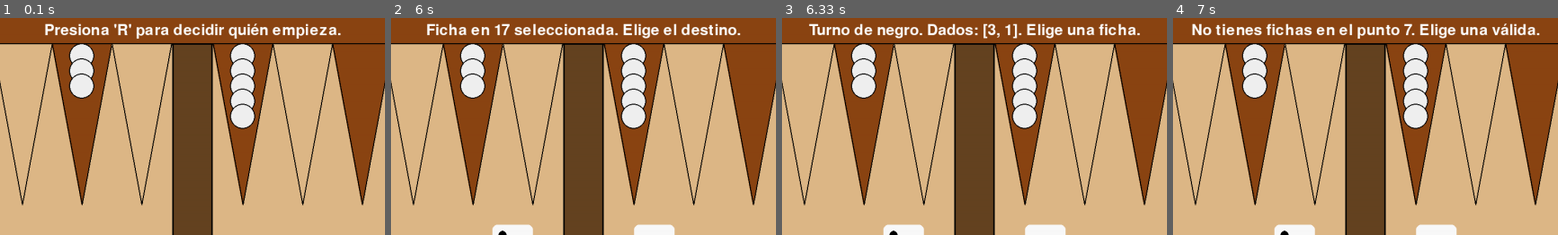
Above: before the commit, frames 1-4 (left to right).
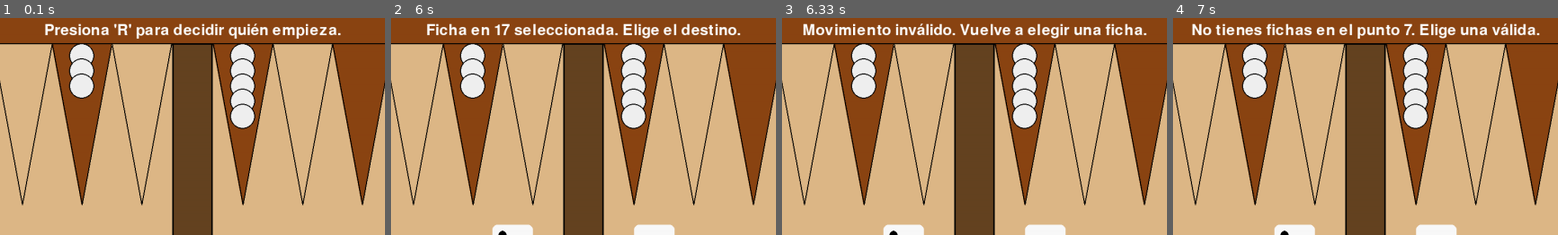
Above: after the commit, the same moments.

Repository: um-computacion/computacion-2025-backgammon-Francomaldonado1
Game: pygame game, started from Backgammon/Interfaces/PygameUI.py
Two runs of this game, one before a commit and one after it. Both use one fixed random seed, a clock stepped at 60 frames per second and the inputs below.
Inputs (mouse positions are % of the whole screen's width and height, from its top left):
- Up to frame 1 (0.1 s): no input
- Up to frame 2 (6 s): click (50, 52) at 0.38 s; hold R 1.67-2.13 s; hold R 2.17-2.63 s; click (45, 79) at 2.72 s; click (46, 34) at 3.05 s; click (71, 44) at 3.38 s; click (86, 80) at 3.72 s; click (83, 50) at 4.05 s; click (72, 34) at 4.38 s; click (19, 32) at 4.72 s; click (55, 48) at 5.05 s; click (19, 46) at 5.38 s; click (34, 83) at 5.72 s
- Up to frame 3 (6.33 s): click (18, 91) at 6.05 s
- Up to frame 4 (7 s): click (34, 18) at 6.38 s; click (40, 48) at 6.72 s
The pictures show only the part of the screen within x 25-75%, y 0-50%; the shares and areas given below are measured in that part.

Frames 1-2 are identical in both runs. In frame 3, 3.0% of the frame differs, in the area x 5-95%, y 2-10%; in frame 4, nothing differs.

Commit message:
Agregando restricción direccional de movimiento

Diff:
--- a/Backgammon/Interfaces/PygameUI.py
+++ b/Backgammon/Interfaces/PygameUI.py
@@ -78,36 +78,35 @@
                         self.__roll_player_dice()
 
             elif event.type == pygame.MOUSEBUTTONDOWN and event.button == 1:
-                # La lógica de clics solo funciona cuando se espera la selección de una pieza.
                 if self.__game_state__ == 'AWAITING_PIECE_SELECTION':
                     mouse_pos = pygame.mouse.get_pos()
                     clicked_point = self.__get_point_from_mouse_pos(mouse_pos)
 
                     if clicked_point is not None:
-                        # --- LÓGICA CORREGIDA ---
-                        # Si no hay ninguna ficha seleccionada (primer clic), se valida y selecciona el origen.
                         if self.__selected_point__ is None:
                             estado_punto = self.__board__.obtener_estado_punto(clicked_point)
 
-                            # Comprobar si hay fichas y si son del jugador actual
                             if estado_punto and estado_punto[0] == self.__current_player__:
                                 self.__selected_point__ = clicked_point
                                 self.__message__ = f"Ficha en {clicked_point} seleccionada. Elige el destino."
                             else:
                                 self.__message__ = f"No tienes fichas en el punto {clicked_point}. Elige una válida."
 
-                        # Si ya hay una ficha seleccionada (segundo clic), se valida el movimiento al destino.
                         else:
                             origen = self.__selected_point__
                             destino = clicked_point
-
-                            self.__validate_and_report_move(origen, destino)
-
-                            # Reiniciar la selección para el próximo intento de movimiento
+                            # Validar y reportar el movimiento. La función ahora devuelve True/False.
+                            movimiento_valido = self.__validate_and_report_move(origen, destino)
+
+                            # Se reinicia la selección para el próximo intento de movimiento.
                             self.__selected_point__ = None
-                            # El mensaje se actualiza dentro de __validate_and_report_move o se resetea aquí
-                            if "VÁLIDO" not in self.__message__:
-                                self.__message__ = f"Turno de {self.__current_player__}. Dados: {self.__dice_rolls__}. Elige una ficha."
+
+                            # El mensaje de la UI ahora depende del resultado de la validación.
+                            if not movimiento_valido:
+                                self.__message__ = "Movimiento inválido. Vuelve a elegir una ficha."
+                            else:
+                                # Si fue válido, se indica al jugador (en el futuro aquí se actualizará el turno).
+                                self.__message__ = f"Movimiento realizado. Turno de {self.__current_player__}. Dados: {self.__dice_rolls__}."
 
 
     def __roll_to_start(self):
@@ -142,30 +141,40 @@
         self.__message__ = f"Turno de {self.__current_player__}. Tienes los dados: {self.__dice_rolls__}. Elige una ficha."
 
 
-    def __validate_and_report_move(self, origen: int, destino: int):
-        """
-        Valida un movimiento usando el Board y actualiza el mensaje de la UI.
-        """
-        # --- LÓGICA CORREGIDA ---
-        # Calcular el valor del dado como un número siempre positivo
+    def __validate_and_report_move(self, origen: int, destino: int) -> bool:
+        """
+        Valida un movimiento, incluyendo la dirección correcta para cada jugador.
+        """
+        # --- LÓGICA DE DIRECCIÓN CORREGIDA ---
+        # El jugador negro mueve a puntos de numeración MAYOR (de 1 a 24).
+        if self.__current_player__ == "negro" and destino <= origen:
+            print(f"Error de dirección para Negro: solo puede mover a un punto de mayor numeración.")
+            self.__message__ = "Movimiento inválido (dirección incorrecta)."
+            return False
+
+        # El jugador blanco mueve a puntos de numeración MENOR (de 24 a 1).
+        if self.__current_player__ == "blanco" and destino >= origen:
+            print(f"Error de dirección para Blanco: solo puede mover a un punto de menor numeración.")
+            self.__message__ = "Movimiento inválido (dirección incorrecta)."
+            return False
+
         dado_usado = abs(origen - destino)
-
-        print(f"Intento de mover de {origen} a {destino} (requiere un dado de {dado_usado})")
-
-        # Comprobar si el dado utilizado corresponde a uno de los disponibles
+        print(f"Intento de mover de {origen} a {destino}.")
+
         if dado_usado in self.__dice_rolls__:
-            # Llamar al método de validación del tablero
             es_valido = self.__board__._mover_ficha_bool(origen, destino, self.__current_player__)
 
             print(f"El movimiento es posible?: {es_valido}")
             if es_valido:
                 self.__message__ = f"Movimiento de {origen} a {destino} es VÁLIDO."
-                # Nota: En un futuro commit, aquí se eliminaría el dado_usado de self.__dice_rolls__
+                return True
             else:
-                self.__message__ = f"Movimiento de {origen} a {destino} NO ES VÁLIDO. Intenta de nuevo."
+                self.__message__ = f"Movimiento de {origen} a {destino} NO ES VÁLIDO."
+                return False
         else:
             print("El valor del movimiento no corresponde con los dados tirados.")
-            self.__message__ = "El valor del dado no coincide. Intenta de nuevo."
+            self.__message__ = "El valor del dado no coincide."
+            return False
 
     def __get_point_from_mouse_pos(self, mouse_pos: Tuple[int, int]) -> Optional[int]:
         """
Not shown, changed: Backgammon/CHANGELOG.md
Not shown, changed: Backgammon/prompts-desarrollo.md
